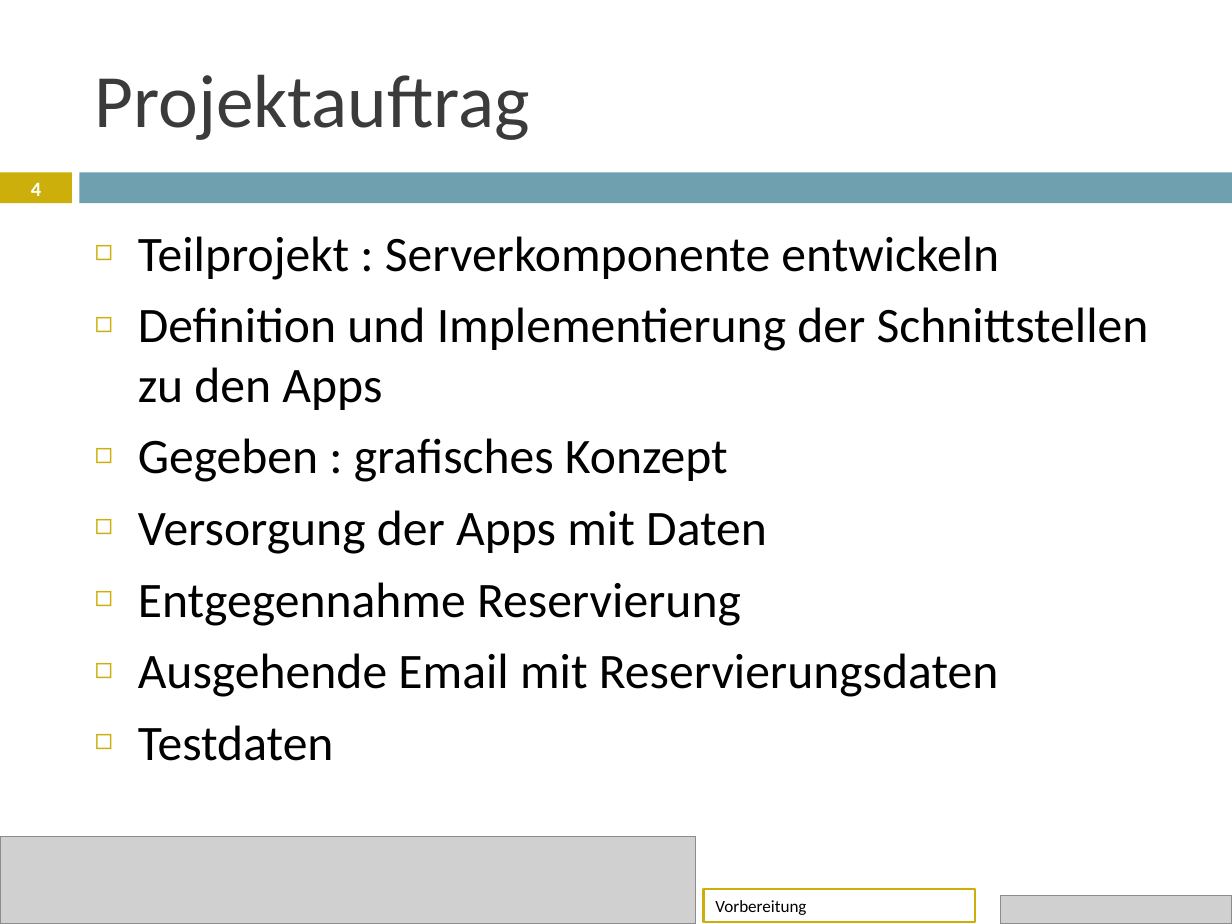
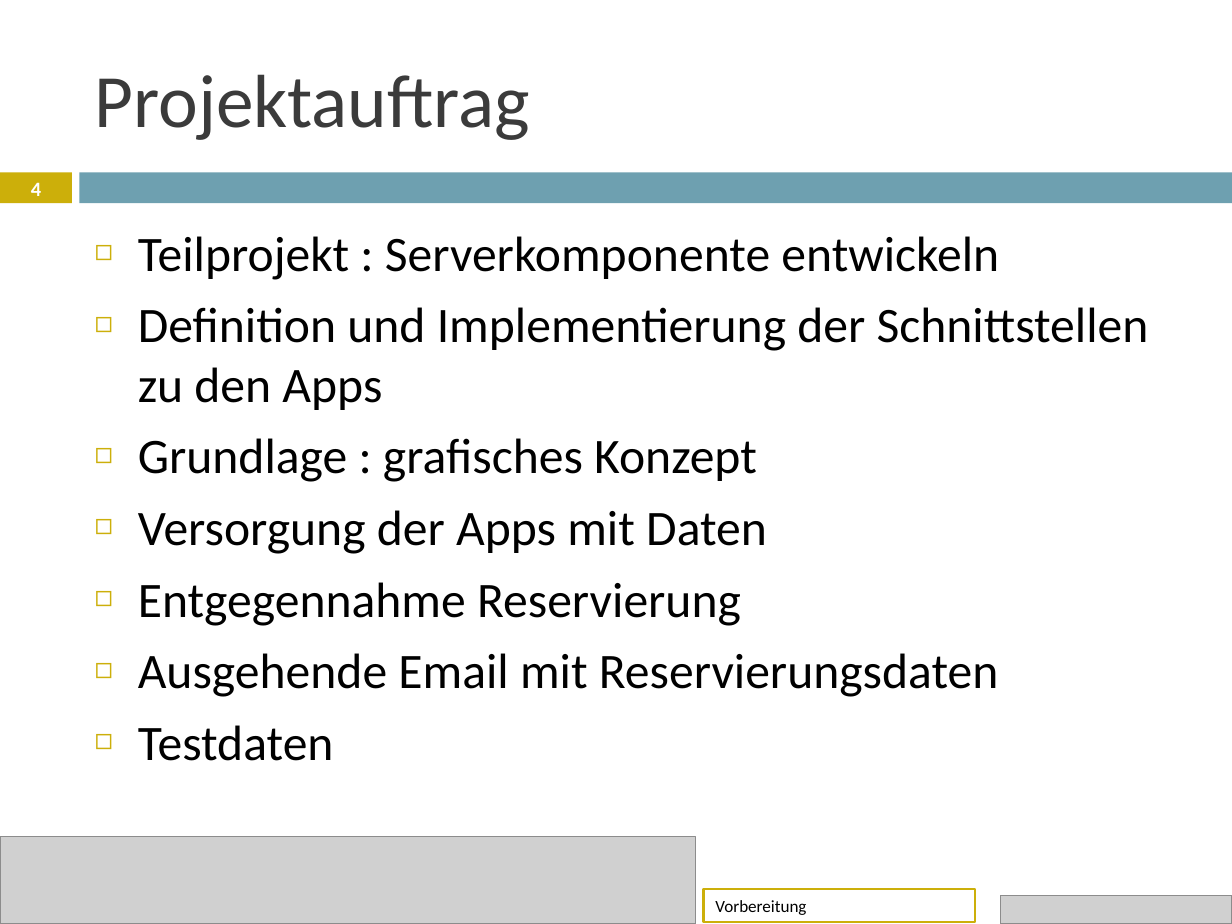
Before and after one commit to janhelmle/weiterbildung_fachinformatiker_ihk_projektantrag, a slide deck: slide 4 of praesentation/Projektpräsentation.pptx. Drawn at 1232x924 pixels with LibreOffice and Linux fonts; fonts in the diff are those of the drawing; grey boxes stand for pictures. Boxes give left, top, right and bottom in pixels: in the first picture for what was removed or moved away, otherwise in the second. Text is boxed around its words. In the diff, an @@ line names an element or a change of style, - is before the commit and + after.

```diff
--- a/praesentation/Projektpräsentation.pptx
+++ b/praesentation/Projektpräsentation.pptx
@@ text at bbox=[138, 438, 757, 482]: text changed @@
-◻ Gegeben : grafisches Konzept
+◻ Grundlage : grafisches Konzept
```
Also in this commit, not shown: 3 other slides changed, 1 other file.
